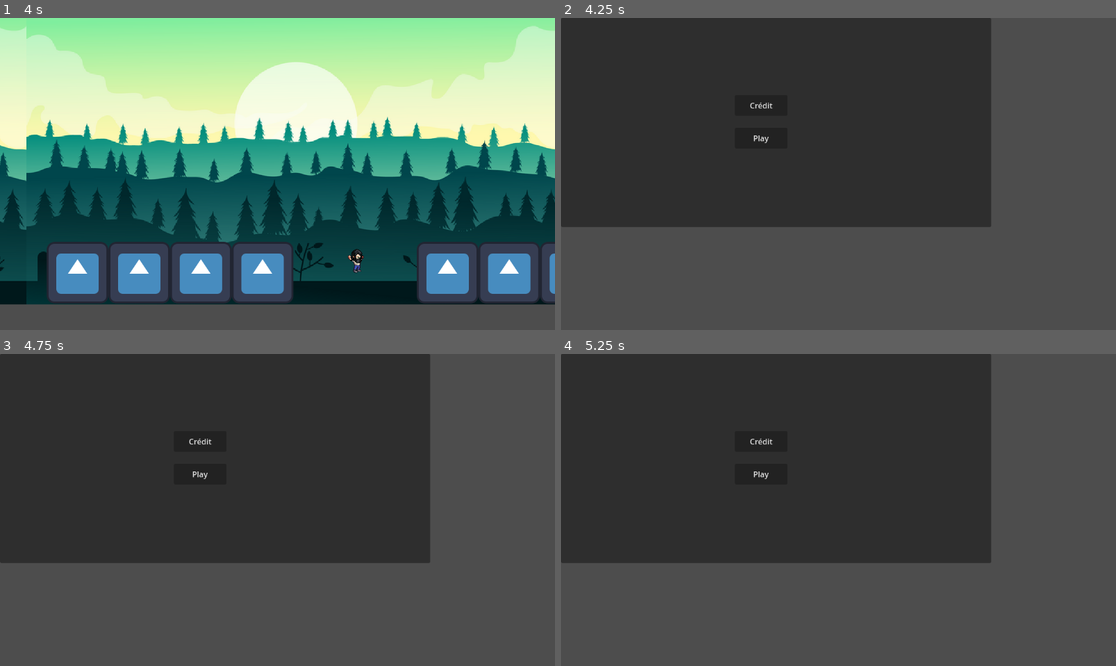
Above: before the commit, frames 1-4 (two rows, left to right).
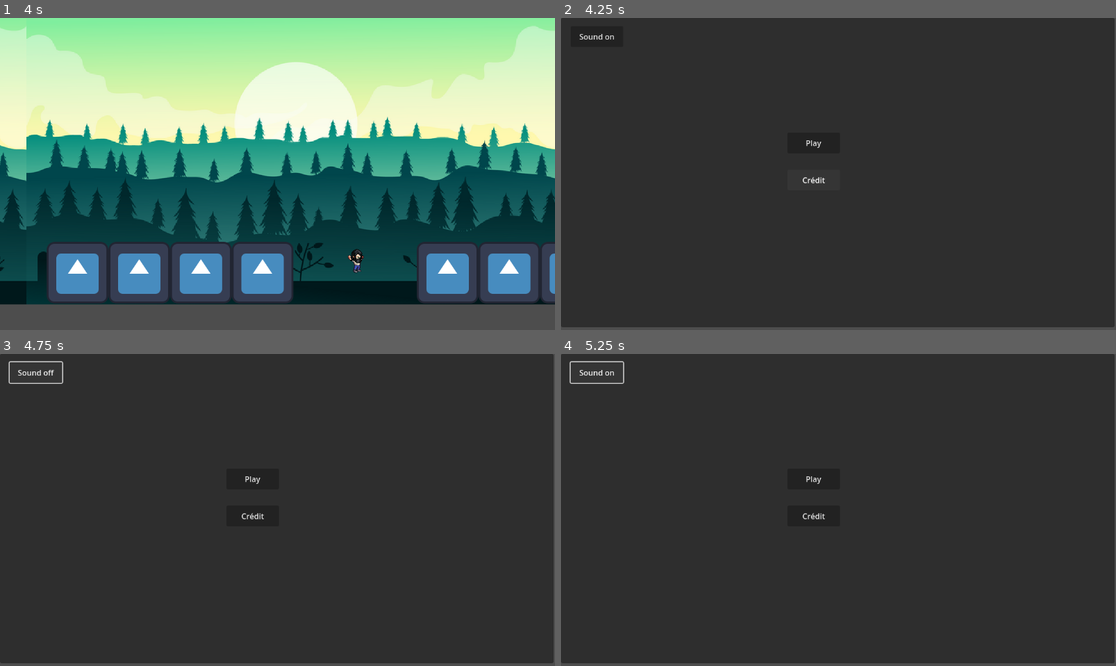
Above: after the commit, the same moments.

Repository: Narrop/Jame-Gam-17
Game: Godot game, scene res://Scenes/Levels/Level1.tscn
Same seed, same stepped clock (60 frames per second), same inputs: the game is played once before the commit and once after it. The engine's default icon, where the game draws it, is replaced by a stand-in: a white triangle on a blue panel in a dark square.
Inputs (mouse positions are in pixels of both pictures, inside the frame that each line leads up to):
- Up to frame 1 (4 s): tap Enter (ui_accept) at 0.5, 0.77, 1.52, 3.02, 3.77 s; hold Right (ui_right) 0.53-2.03 s; hold Left (ui_left) 2.03-2.78 s; hold Right (ui_right) from 2.78 s (still down)
- Up to frame 2 (4.25 s): keep holding Right (ui_right)
- Up to frame 3 (4.75 s): release Right (ui_right) at 4.25 s; click (33, 372) at 4.25 s, where only the run after the commit has a clickable "Sound on"
- Up to frame 4 (5.25 s): click (594, 372) at 5 s, where only the run after the commit has a clickable "Sound off"

Frame 1 is identical in both runs. In frame 2, 47% of the frame differs, in the area x 0-100%, y 0-100%; in frame 3, 47%; in frame 4, 47%.

Commit message:
Menu sound

Diff:
--- a/Scenes/menu/Menu.gd
+++ b/Scenes/menu/Menu.gd
@@ -3,7 +3,7 @@
 
 # Called when the node enters the scene tree for the first time.
 func _ready():
-	pass # Replace with function body.
+	$Menu_music.play()
 
 
 # Called every frame. 'delta' is the elapsed time since the previous frame.
@@ -21,3 +21,12 @@
 	var error = get_tree().change_scene_to_file("res://Scenes/Levels/Level1.tscn")
 	if (error != OK):
 		print('don\'t work');
+
+
+func _on_button_sound_pressed():
+	if ($Button_sound.text in "Sound off"):
+		$Button_sound.text = "Sound on"
+		$Menu_music.play();
+	elif  ($Button_sound.text in "Sound on"):
+		$Button_sound.text = "Sound off"
+		$Menu_music.stop();
--- a/Scenes/menu/Menu.tscn
+++ b/Scenes/menu/Menu.tscn
@@ -1,27 +1,39 @@
-[gd_scene load_steps=2 format=3 uid="uid://n75v5mci44ws"]
+[gd_scene load_steps=3 format=3 uid="uid://n75v5mci44ws"]
 
-[ext_resource type="Script" path="res://Scenes/menu/Menu.gd" id="1_bpt5c"]
+[ext_resource type="Script" path="res://Scenes/menu/Menu.gd" id="1_aup6b"]
+[ext_resource type="AudioStream" uid="uid://bw1q72c4iyrwu" path="res://Asset/skaiwater-emo-arpeggiated-guitar-synth-lead-melody_148bpm_C#_minor.wav" id="2_3qpee"]
 
 [node name="Menu" type="Node2D"]
-script = ExtResource("1_bpt5c")
+script = ExtResource("1_aup6b")
 
 [node name="Panel" type="Panel" parent="."]
-offset_right = 893.0
-offset_bottom = 434.0
+offset_right = 1149.0
+offset_bottom = 642.0
 
 [node name="Button_play" type="Button" parent="."]
-offset_left = 361.0
-offset_top = 228.0
-offset_right = 470.0
-offset_bottom = 271.0
+offset_left = 470.0
+offset_top = 238.0
+offset_right = 579.0
+offset_bottom = 281.0
 text = "Play"
 
 [node name="Button_crédit" type="Button" parent="."]
-offset_left = 361.0
-offset_top = 160.0
-offset_right = 470.0
-offset_bottom = 203.0
+offset_left = 470.0
+offset_top = 315.0
+offset_right = 579.0
+offset_bottom = 358.0
 text = "Crédit"
+
+[node name="Button_sound" type="Button" parent="."]
+offset_left = 20.0
+offset_top = 17.0
+offset_right = 129.0
+offset_bottom = 60.0
+text = "Sound on"
+
+[node name="Menu_music" type="AudioStreamPlayer" parent="."]
+stream = ExtResource("2_3qpee")
 
 [connection signal="pressed" from="Button_play" to="." method="_on_button_pressed"]
 [connection signal="pressed" from="Button_crédit" to="." method="_on_button_crdit_pressed"]
+[connection signal="pressed" from="Button_sound" to="." method="_on_button_sound_pressed"]
Not shown, added: Asset/skaiwater-emo-arpeggiated-guitar-synth-lead-melody_148bpm_C#_minor.wav.import
Not shown, added: Asset/skaiwater-emo-arpeggiated-guitar-synth-lead-melody_148bpm_C#_minor.wav
